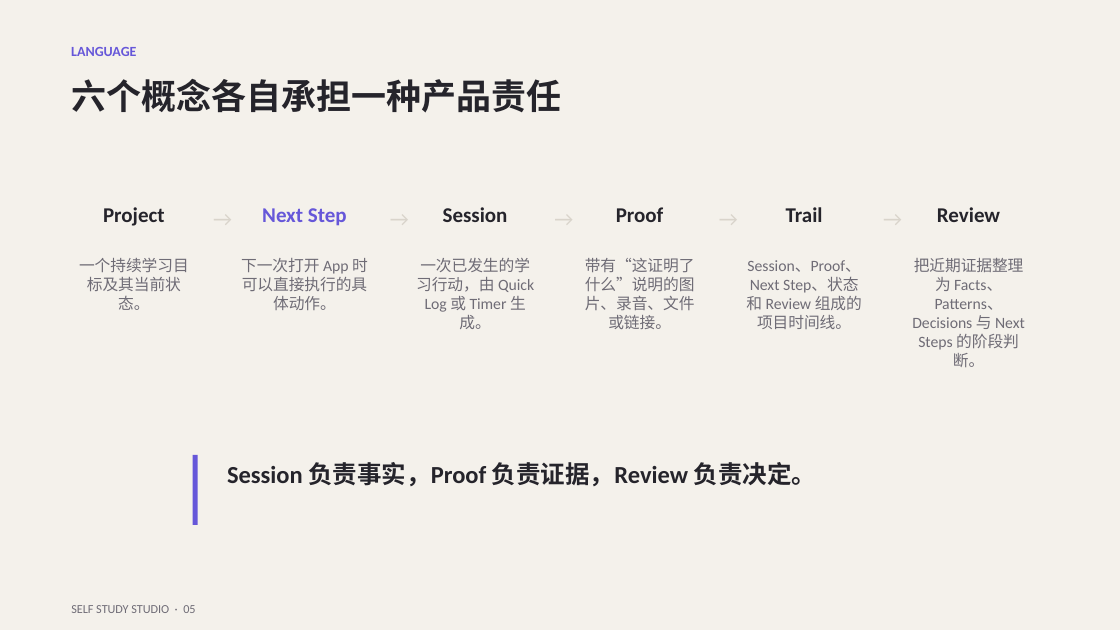
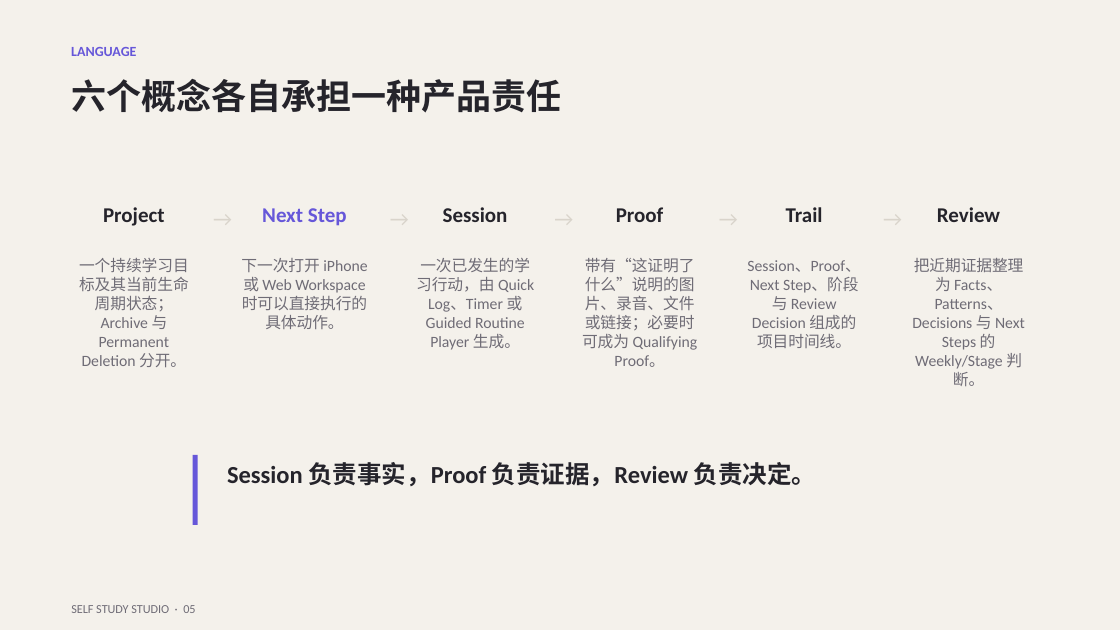
Before and after one commit to Panhe-C/self-study-studio, a slide deck: slide 5 of docs/product-guide/self-study-studio-product-deck.pptx. Drawn at 1120x630 pixels with LibreOffice and Linux fonts; fonts in the diff are those of the drawing. Boxes give left, top, right and bottom in pixels: in the first picture for what was removed or moved away, otherwise in the second. Text is boxed around its words. In the diff, an @@ line names an element or a change of style, - is before the commit and + after.

Commit message:
docs(product): refresh cross-surface guide materials

```diff
--- a/docs/product-guide/self-study-studio-product-deck.pptx
+++ b/docs/product-guide/self-study-studio-product-deck.pptx
@@ text at box(79, 258, 189, 367): text changed @@
-一个持续学习目标及其当前状态。
+一个持续学习目标及其当前生命周期状态；Archive 与 Permanent Deletion 分开。
@@ text at box(241, 258, 367, 329): text changed @@
-下一次打开 App 时可以直接执行的具体动作。
+下一次打开 iPhone 或 Web Workspace 时可以直接执行的具体动作。
@@ text at box(416, 258, 534, 350): text changed @@
-一次已发生的学习行动，由 Quick Log 或 Timer 生成。
+一次已发生的学习行动，由 Quick Log、Timer 或 Guided Routine Player 生成。
@@ text at box(582, 258, 698, 367): text changed @@
-带有“这证明了什么”说明的图片、录音、文件或链接。
+带有“这证明了什么”说明的图片、录音、文件或链接；必要时可成为 Qualifying Proof。
@@ text at box(747, 260, 860, 348): text changed @@
-Session、Proof、Next Step、状态和 Review 组成的项目时间线。
+Session、Proof、Next Step、阶段与 Review Decision 组成的项目时间线。
@@ text at box(912, 258, 1025, 386): text changed @@
-把近期证据整理为 Facts、Patterns、Decisions 与 Next Steps 的阶段判断。
+把近期证据整理为 Facts、Patterns、Decisions 与 Next Steps 的 Weekly/Stage 判断。
```
Also in this commit, not shown: 11 other slides changed, 1 slide added, 1 slide removed, 40 other files.
